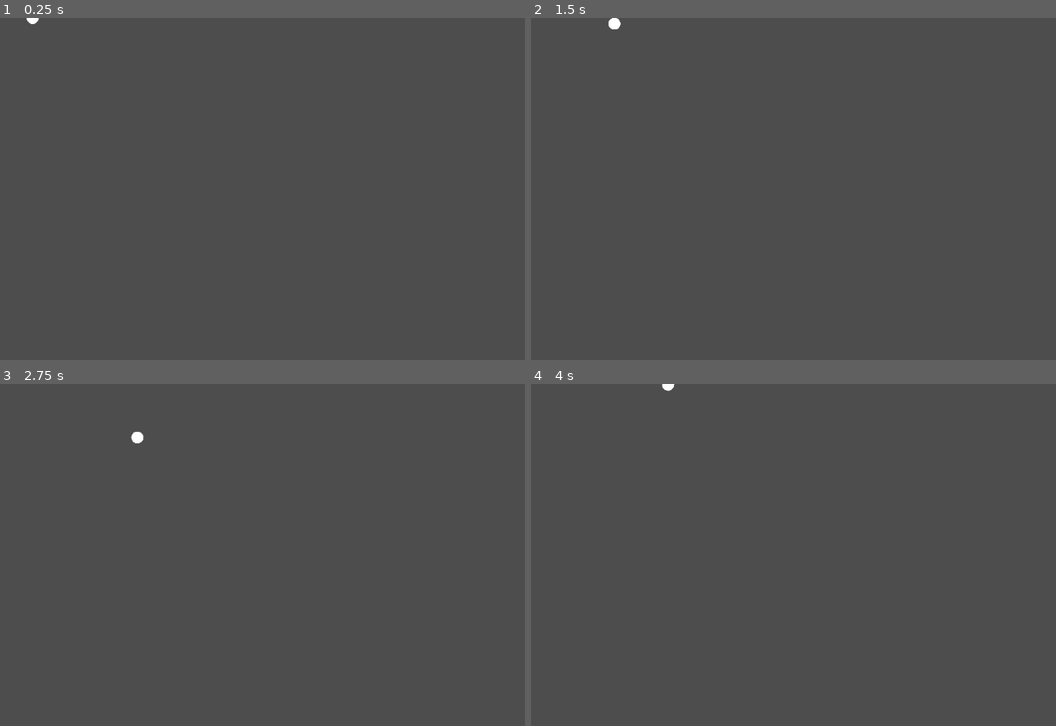
Above: before the commit, frames 1-4 (two rows, left to right).
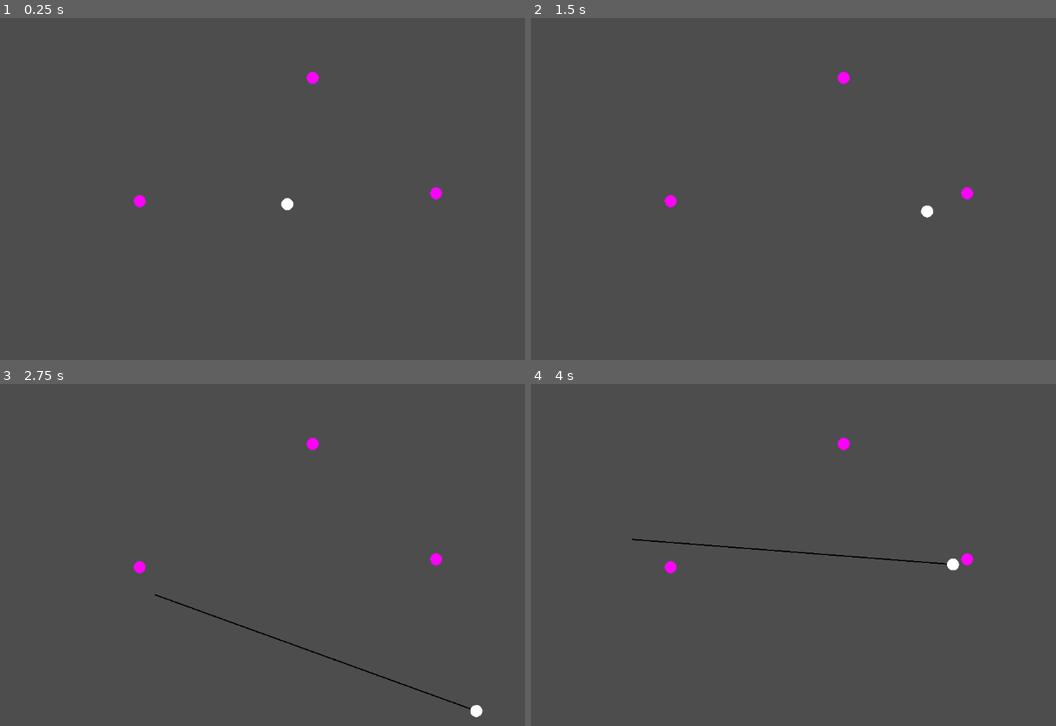
Above: after the commit, the same moments.

Repository: EggnogPlus/Ballistic
Game: Godot game, scene res://Scenes/level.tscn
Same seed, same stepped clock (60 frames per second), same inputs: the game is played once before the commit and once after it. Before the commit the project starts from res://Scenes/ball.tscn.
Inputs:
- Up to frame 1 (0.25 s): no input
- Up to frame 2 (1.5 s): tap Enter at 0.5 s; hold Right (ui_right) 0.53-1.28 s; tap Shift (grapple, bound only after the commit) at 0.6 s; tap Space (release_grapple, bound only after the commit) at 0.8, 1.35 s; hold Down (ui_down) from 1.28 s (still down)
- Up to frame 3 (2.75 s): tap Shift (grapple, bound only after the commit) at 1.55, 2.1 s; release Down (ui_down) at 2.03 s; hold Right (ui_right) from 2.03 s (still down); tap Space (release_grapple, bound only after the commit) at 2.3 s
- Up to frame 4 (4 s): release Right (ui_right) at 2.78 s; hold Up (ui_up) 2.78-3.53 s; tap Space (release_grapple, bound only after the commit) at 2.85, 3.8 s; tap Shift (grapple, bound only after the commit) at 3.05, 3.6 s; hold Left (ui_left) from 3.53 s (still down)

The runs differ from the first frame. In frame 1, 0.3% of the frame differs, in the area x 4-85%, y 0-57%; in frame 2, 0.3%; in frame 3, 0.6%, in the area x 24-93%, y 13-98%; in frame 4, 0.6%.

Commit message:
Added Grappling (broken)
Added grappling, was in state it worked but with visual glitch with the drawing not being wiped. Need to create a node that draws and cleans separate from the character node

Diff:
--- a/Scenes/ball.tscn
+++ b/Scenes/ball.tscn
@@ -1,18 +1,27 @@
-[gd_scene load_steps=4 format=3 uid="uid://braj8e5h444ub"]
+[gd_scene load_steps=5 format=3 uid="uid://braj8e5h444ub"]
 
 [ext_resource type="Script" path="res://scripts/ballMovement.gd" id="1_oxypw"]
+[ext_resource type="Script" path="res://scripts/grapple_drawer.gd" id="2_cvqjm"]
 
 [sub_resource type="CircleShape2D" id="CircleShape2D_afshr"]
 
 [sub_resource type="SphereMesh" id="SphereMesh_i8l8r"]
 
-[node name="ball" type="CharacterBody2D"]
-position = Vector2(54, 0)
+[node name="Node2D" type="Node2D"]
+
+[node name="ball" type="CharacterBody2D" parent="."]
 script = ExtResource("1_oxypw")
 
-[node name="CollisionShape2D" type="CollisionShape2D" parent="."]
+[node name="CollisionShape2D" type="CollisionShape2D" parent="ball"]
 shape = SubResource("CircleShape2D_afshr")
 
-[node name="MeshInstance2D" type="MeshInstance2D" parent="."]
+[node name="MeshInstance2D" type="MeshInstance2D" parent="ball"]
 scale = Vector2(19.7955, 19.7239)
 mesh = SubResource("SphereMesh_i8l8r")
+
+[node name="GrappleLine" type="Line2D" parent="ball"]
+
+[node name="GrappleRaycast" type="RayCast2D" parent="."]
+
+[node name="GrappleDrawer" type="Node2D" parent="."]
+script = ExtResource("2_cvqjm")
--- /dev/null
+++ b/Scenes/grapple_point.tscn
@@ -0,0 +1,19 @@
+[gd_scene load_steps=4 format=3 uid="uid://bdu2irag1w3ys"]
+
+[sub_resource type="CircleShape2D" id="CircleShape2D_j4o46"]
+
+[sub_resource type="SphereMesh" id="SphereMesh_fo6hb"]
+
+[sub_resource type="ImageTexture" id="ImageTexture_t5ilx"]
+
+[node name="GrapplePoint" type="StaticBody2D" groups=["grapple_point"]]
+
+[node name="CollisionShape2D" type="CollisionShape2D" parent="."]
+shape = SubResource("CircleShape2D_j4o46")
+
+[node name="Sprite2D" type="Sprite2D" parent="."]
+
+[node name="MeshInstance2D" type="MeshInstance2D" parent="."]
+scale = Vector2(19.5215, 20)
+mesh = SubResource("SphereMesh_fo6hb")
+texture = SubResource("ImageTexture_t5ilx")
--- a/Scenes/level.tscn
+++ b/Scenes/level.tscn
@@ -1,7 +1,7 @@
 [gd_scene load_steps=3 format=3 uid="uid://bmgxsvwcpisca"]
 
 [ext_resource type="PackedScene" uid="uid://braj8e5h444ub" path="res://Scenes/ball.tscn" id="1_rrr6d"]
-[ext_resource type="PackedScene" uid="uid://ctxiuyo1qqujh" path="res://Scenes/enemy.tscn" id="2_tg4xs"]
+[ext_resource type="PackedScene" uid="uid://bdu2irag1w3ys" path="res://Scenes/grapple_point.tscn" id="2_qggo7"]
 
 [node name="Level" type="Node2D"]
 
@@ -9,8 +9,14 @@
 position = Vector2(489, 732)
 scale = Vector2(21.3281, 12.4062)
 
-[node name="ball" parent="." instance=ExtResource("1_rrr6d")]
-position = Vector2(483, 307)
+[node name="GrapplePoint" parent="." instance=ExtResource("2_qggo7")]
+position = Vector2(231, 303)
 
-[node name="Enemy" parent="." instance=ExtResource("2_tg4xs")]
-position = Vector2(809, 303)
+[node name="GrapplePoint2" parent="." instance=ExtResource("2_qggo7")]
+position = Vector2(517, 99)
+
+[node name="GrapplePoint3" parent="." instance=ExtResource("2_qggo7")]
+position = Vector2(721, 290)
+
+[node name="Node2D" parent="." instance=ExtResource("1_rrr6d")]
+position = Vector2(475, 308)
--- a/project.godot
+++ b/project.godot
@@ -11,6 +11,19 @@
 [application]
 
 config/name="Namen_Project"
-run/main_scene="res://Scenes/ball.tscn"
+run/main_scene="res://Scenes/level.tscn"
 config/features=PackedStringArray("4.3", "Mobile")
 config/icon="res://icon.svg"
+
+[input]
+
+grapple={
+"deadzone": 0.5,
+"events": [Object(InputEventKey,"resource_local_to_scene":false,"resource_name":"","device":0,"window_id":0,"alt_pressed":false,"shift_pressed":false,"ctrl_pressed":false,"meta_pressed":false,"pressed":false,"keycode":0,"physical_keycode":4194325,"key_label":0,"unicode":0,"location":0,"echo":false,"script":null)
+]
+}
+release_grapple={
+"deadzone": 0.5,
+"events": [Object(InputEventKey,"resource_local_to_scene":false,"resource_name":"","device":0,"window_id":0,"alt_pressed":false,"shift_pressed":false,"ctrl_pressed":false,"meta_pressed":false,"pressed":false,"keycode":0,"physical_keycode":32,"key_label":0,"unicode":0,"location":0,"echo":false,"script":null)
+]
+}
--- a/scripts/ballMovement.gd
+++ b/scripts/ballMovement.gd
@@ -1,37 +1,59 @@
 extends CharacterBody2D
 
-# Variables to adjust the movement and rolling behavior
-var MAX_SPEED: float = 700 # Max Speed of the ball
-var BASE_SPEED: float = 100 # Default speed of ball
-var friction: float = 0.05 # Friction of the ball (slows down momentum over time)
-var torque_strength: float = 10 # How strong the rolling torque is
-var max_velocity: float = 4000 # Max velocity the ball can reach
-var multix: float = 0 # Momentum Multiplier
-# Movement vector
+# Movement variables
+var acceleration: float = 600   # How quickly the ball accelerates
+var max_speed: float = 700      # Max normal rolling speed
+var friction: float = 0.02      # Friction to slow down over time
+
+# Momentum & physics
 var velocity_vector: Vector2 = Vector2.ZERO
-var speed = 0
-
+var is_grappling: bool = false
+var grapple_point: Vector2 = Vector2.ZERO
+var swing_strength: float = 1000
+var grapple_raycast_node: RayCast2D  # Renamed to avoid conflict
 
 # Time accumulator for momentum buildup
 var momentum_accumulator: float = 0.0
-var momentum_increase_rate: float = 50.0 # The rate at which momentum increases
+var momentum_increase_rate: float = 50.0  # The rate at which momentum increases
 
-## Builds speed depending on the input vector (direction player wants to move) & momentum rate
-## Resets momentum rate if reset = 1 (e.g. in cases where ball reaches slow sleep or player attempts turn around)
-func buildSpeed(input_vector, reset):
-	if reset == 1:
-		momentum_accumulator = 0.0 # Reset momentum when there's no input
-		speed = BASE_SPEED
-	else:
-		# Increase momentum over time when input is held
-		momentum_accumulator += momentum_increase_rate * get_process_delta_time()
+# Grapple-related variables
+var grapple_drawer: Node2D
 
-	# Increase speed based on momentum
-	speed = BASE_SPEED + momentum_accumulator
-	return input_vector * speed
+func _ready():
+	# Access GrappleRaycast node from the root level (Node2D, which is parent of ball)
+	grapple_raycast_node = get_node("/root/Level/Node2D/GrappleRaycast") as RayCast2D
+	if grapple_raycast_node == null:
+		print("Error: GrappleRaycast node not found!")
+	grapple_raycast_node.enabled = false  # Disable the raycast initially
+
+	# Get the GrappleDrawer node from the root
+	grapple_drawer = get_node("/root/Level/Node2D/GrappleDrawer")
+	if grapple_drawer == null:
+		print("Error: GrappleDrawer node not found!")
 
 func _physics_process(delta):
-	# Get input for movement
+	# Handle movement input and grappling logic
+	if Input.is_action_just_pressed("grapple") and not is_grappling:
+		activate_grapple()
+
+	if is_grappling:
+		swing(delta)
+	else:
+		apply_movement(delta)
+
+	# Apply friction when not moving
+	if velocity_vector.length() > 5:
+		velocity_vector *= (1 - friction)
+
+	velocity = velocity_vector
+	move_and_slide()
+
+	# If grappling, redraw the line
+	if is_grappling:
+		queue_redraw()
+
+# 📌 **New Movement System**
+func apply_movement(delta):
 	var input_vector = Vector2.ZERO
 
 	if Input.is_action_pressed("ui_left"):
@@ -44,26 +66,65 @@
 	elif Input.is_action_pressed("ui_down"):
 		input_vector.y = 1
 
-	# Normalize the direction to prevent diagonal speed boost
 	input_vector = input_vector.normalized()
 
-	# If there's input, apply force in that direction
 	if input_vector != Vector2.ZERO:
-		if input_vector.angle_to(velocity_vector) > (PI/2) || input_vector.angle_to(velocity_vector) < -(PI/2):
-			velocity_vector = velocity_vector.lerp(buildSpeed(input_vector, 1), 0.1)
-		else:
-			velocity_vector = velocity_vector.lerp(buildSpeed(input_vector, 0), 0.1)
-	# Checks if moving slower than 50 units in all directions to reset momentum
-	elif (velocity_vector.x < 50 && velocity_vector.x > -50) && (velocity_vector.y < 50 && velocity_vector.y > -50) :
-		buildSpeed(input_vector, 1)
-		velocity_vector *= (1 - friction)
-	else:
-		#velocity_vector = velocity_vector.lerp(Vector2.ZERO, 0.1)
-		# Apply friction to slow down the ball naturally when there's no input
-		velocity_vector *= (1 - friction)
+		# Accelerate in the input direction while preserving momentum
+		velocity_vector += input_vector * acceleration * delta
+		# Cap speed
+		if velocity_vector.length() > max_speed:
+			velocity_vector = velocity_vector.normalized() * max_speed
 
-	# Move the ball using the velocity vector
-	velocity = velocity_vector
+# 📌 **New Grapple System**
+func activate_grapple():
+	var nearest_grapple = find_nearest_grapple_point()
+	if nearest_grapple:
+		grapple_point = nearest_grapple.position
+		is_grappling = true
 
-	# Call move_and_slide to move the character using velocity
-	move_and_slide()
+	if grapple_raycast_node.is_colliding():
+		var collider = grapple_raycast_node.get_collider()
+		if collider is StaticBody2D and collider.is_in_group("grapple_point"):
+			grapple_point = grapple_raycast_node.get_collision_point()
+			is_grappling = true
+
+			# Notify GrappleDrawer that we are grappling
+			grapple_drawer.is_grappling = true
+			grapple_drawer.grapple_point = grapple_point
+
+func swing(delta):
+	var direction_to_grapple = (grapple_point - position).normalized()
+	var tangent_direction = Vector2(-direction_to_grapple.y, direction_to_grapple.x)  # Perpendicular vector
+
+	# Maintain momentum tangentially instead of pulling toward the point
+	var swing_force = tangent_direction * swing_strength
+	velocity_vector += swing_force * delta
+
+	# Release grapple with correct exit momentum
+	if Input.is_action_just_pressed("release_grapple"):
+		release_grapple()
+
+func release_grapple():
+	is_grappling = false
+	grapple_raycast_node.enabled = false
+
+
+# 📌 **Finds Closest Grapple Point**
+func find_nearest_grapple_point():
+	var nearest = null
+	var min_distance = 200
+
+	for grapple in get_tree().get_nodes_in_group("grapple_point"):
+		if grapple is StaticBody2D:
+			var dist = position.distance_to(grapple.position)
+			if dist < min_distance:
+				min_distance = dist
+				nearest = grapple
+
+	return nearest
+
+# 📌 **Drawing the Grapple Line**
+func _draw():
+	if is_grappling:
+		# Draw the line between the ball and the grapple point
+		draw_line(Vector2.ZERO, to_local(grapple_point), Color.BLACK, 2.0)
--- /dev/null
+++ b/scripts/grapple_drawer.gd
@@ -0,0 +1,22 @@
+extends Node2D
+
+var is_grappling: bool = false
+var grapple_point: Vector2 = Vector2.ZERO
+var ball: CharacterBody2D  # Reference to the ball node
+var grapple_raycast_node: RayCast2D
+
+func _ready():
+	# Access Ball and GrappleRaycast from the root level (Node2D)
+	ball = get_node("/root/Level/Node2D/ball")  # Ball is a child of Node2D
+	grapple_raycast_node = get_node("/root/Level/Node2D/GrappleRaycast")  # GrappleRaycast
+	grapple_raycast_node.enabled = false  # Initially, the grapple raycast is disabled
+
+func _draw():
+	# Only draw the grapple line if we're grappling
+	if is_grappling:
+		draw_line(Vector2.ZERO, to_local(grapple_point), Color.BLACK, 2.0)  # Draw the line
+
+func release_grapple():
+	# When releasing the grapple, stop drawing the line
+	is_grappling = false
+	grapple_raycast_node.enabled = false
